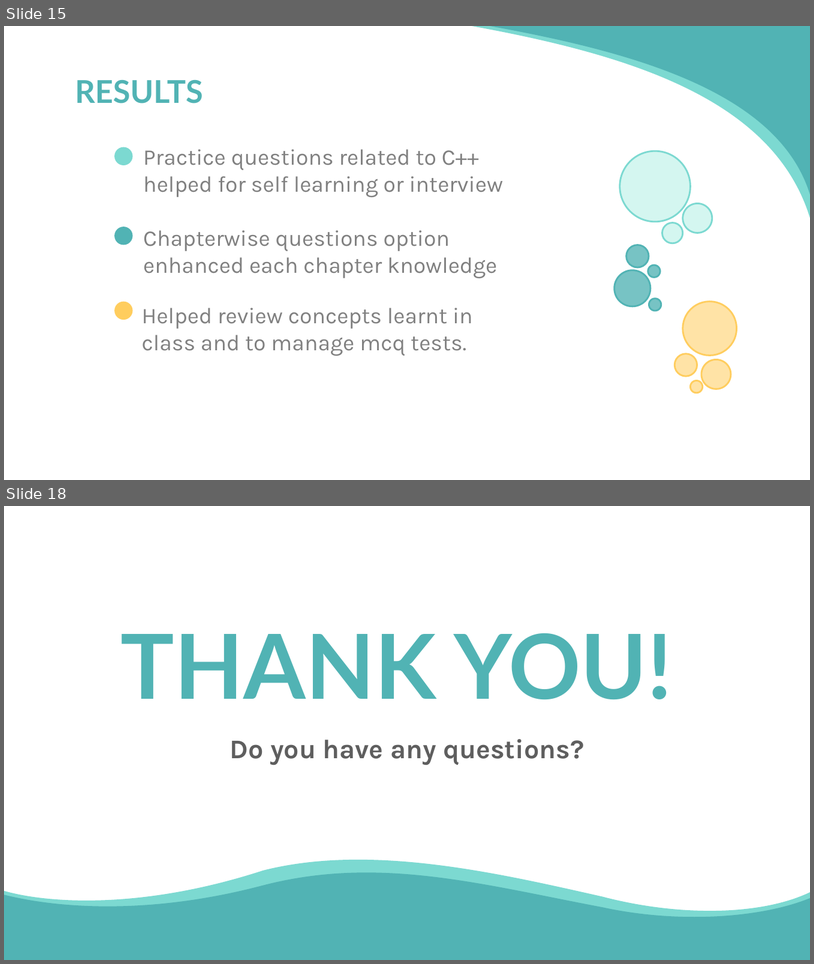
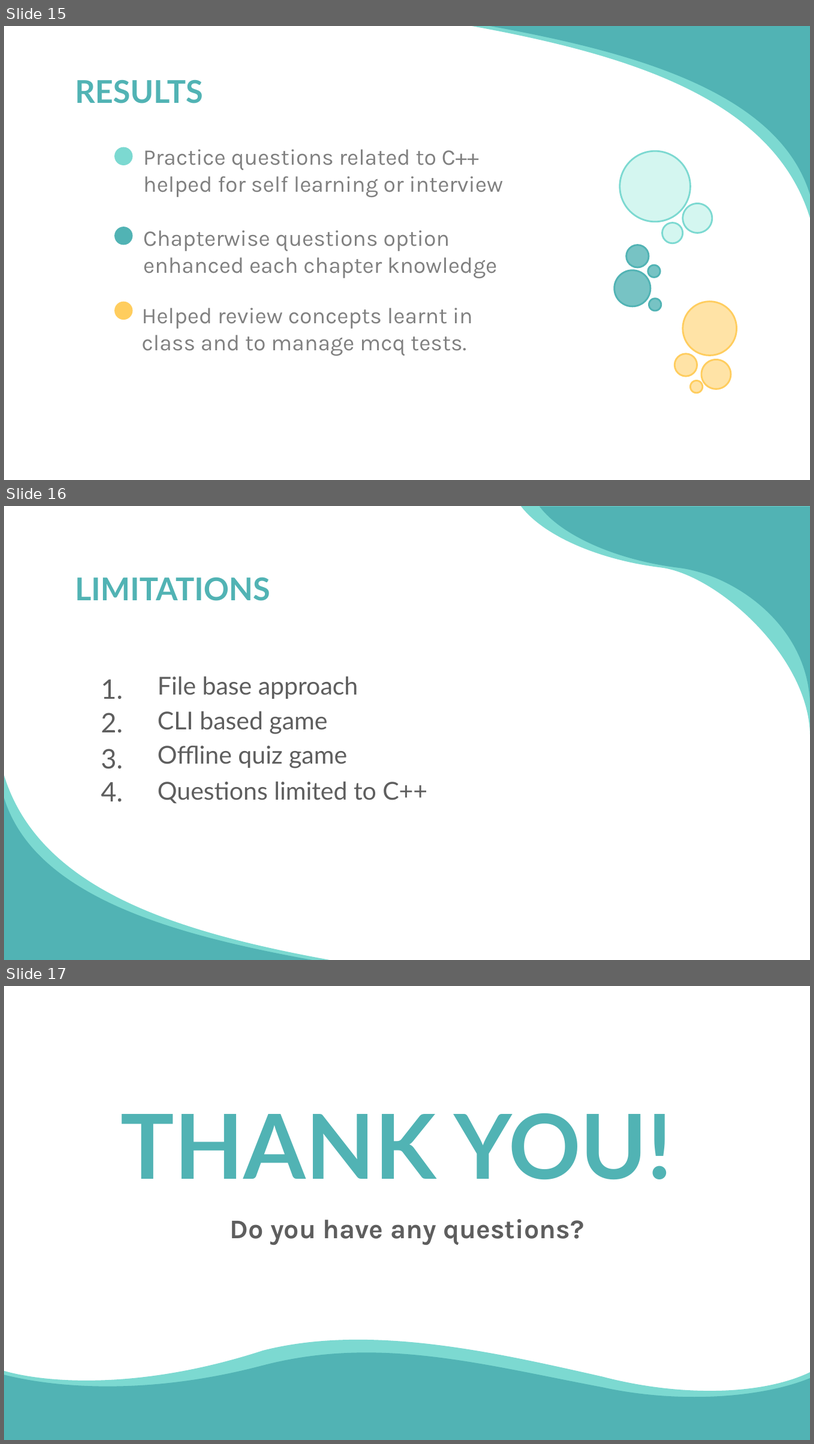
Before and after one commit to kristinatae/Quiz_project, a slide deck: Quiz.pptx. Shown one above the other, each under a label of ours: slides 15 and 18 before the commit, slides 15, 16 and 17 after it; the slides between them are not shown. The pictures are 814x964 and 814x1444 pixels, drawn with LibreOffice and Linux fonts; fonts in the diff are those of the drawing. Boxes give left, top, right and bottom in pixels: in the first picture for what was removed or moved away, otherwise in the second. Text is boxed around its words. In the diff, an @@ line names an element or a change of style, - is before the commit and + after.

```diff
--- a/Quiz.pptx
+++ b/Quiz.pptx
@@ slide 16 added at box(4, 506, 810, 960), background #FFFFFF @@
@@ freeform shape added at box(521, 506, 810, 734), fill #7CD9D1 @@
@@ freeform shape added at box(539, 506, 810, 705), fill #51B3B4 @@
@@ title added at box(75, 577, 270, 601), 28 pt, text #51B3B4, bold @@
+LIMITATIONS
@@ title added at box(101, 679, 123, 699), 24 pt, text #5E5E5E @@
+1.
@@ text added at box(158, 676, 359, 699), 22 pt, text #5E5E5E @@
+File base approach
@@ title added at box(101, 712, 123, 733), 24 pt, text #5E5E5E @@
+2.
@@ text added at box(158, 711, 327, 734), 22 pt, text #5E5E5E @@
+CLI based game
@@ text added at box(101, 748, 123, 769), 24 pt, text #5E5E5E @@
+3.
@@ text added at box(158, 745, 347, 768), 22 pt, text #5E5E5E @@
+Offline quiz game
@@ freeform shape added at box(4, 775, 330, 959), fill #7CD9D1 @@
@@ text added at box(101, 782, 123, 802), 24 pt, text #5E5E5E @@
+4.
@@ text added at box(158, 781, 428, 803), 22 pt, text #5E5E5E @@
+Questions limited to C++
@@ freeform shape added at box(4, 797, 313, 959), fill #51B3B4 @@
@@ what was slide 18 is now slide 17 @@
```
Also in this commit, not shown: 3 slides changed, 1 other slide added, 3 slides removed, 11 other files.
